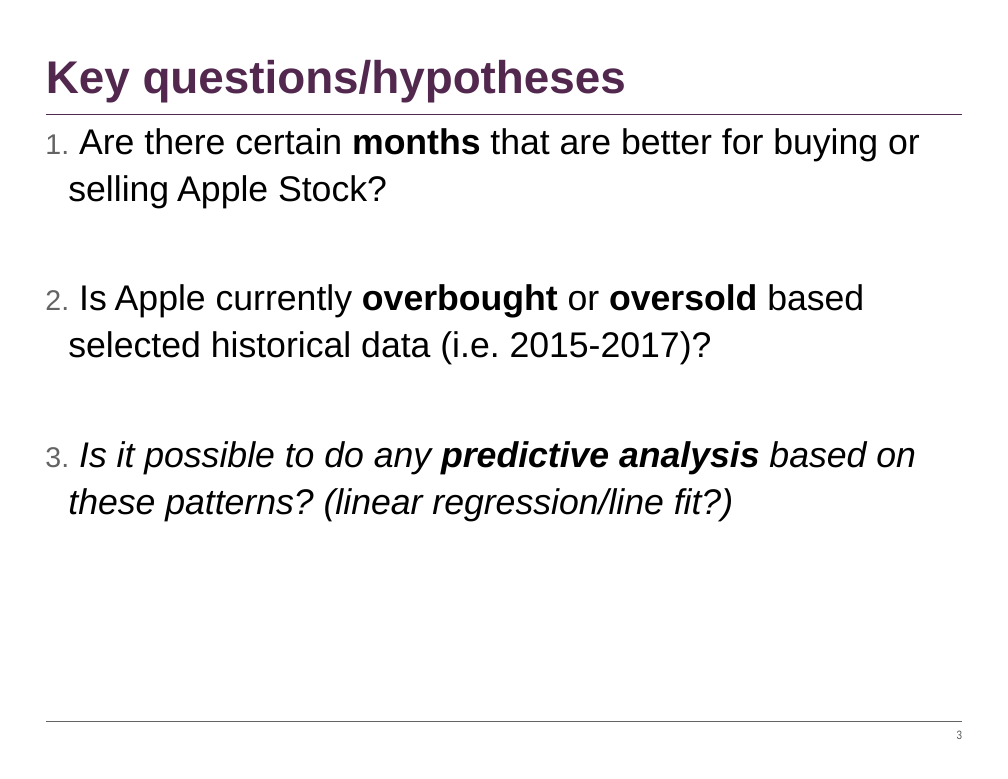
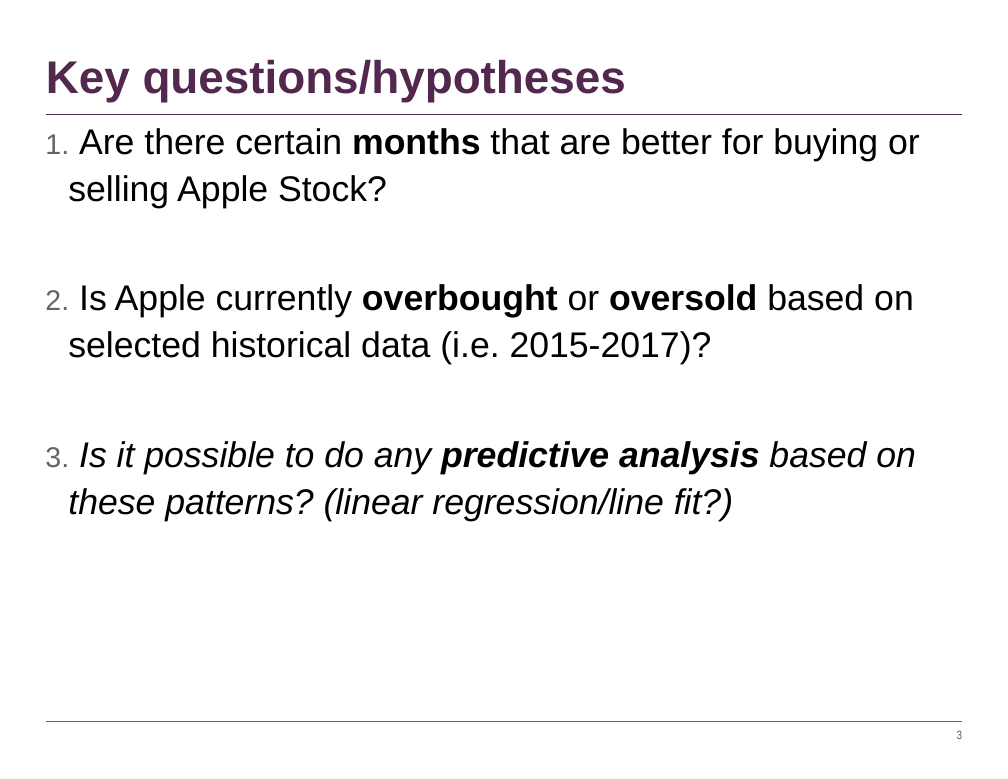
Before and after one commit to timothyyu/pr1-apple-stock-analysis, a slide deck: slide 3 of DataScience Project-One_Rutgers.pptx. Drawn at 1008x779 pixels with LibreOffice and Linux fonts; fonts in the diff are those of the drawing. Boxes give left, top, right and bottom in pixels: in the first picture for what was removed or moved away, otherwise in the second. Text is boxed around its words. In the diff, an @@ line names an element or a change of style, - is before the commit and + after.

Commit message:
ppt update, minor grammar

```diff
--- a/DataScience Project-One_Rutgers.pptx
+++ b/DataScience Project-One_Rutgers.pptx
@@ text at (x1=68, y1=284, x2=914, y2=365): text changed @@
-2. Is Apple currently overbought or oversold based selected historical data (i.e. 2015-2017)?
+2. Is Apple currently overbought or oversold based on selected historical data (i.e. 2015-2017)?
```
Also in this commit, not shown: 1 other slide changed.
